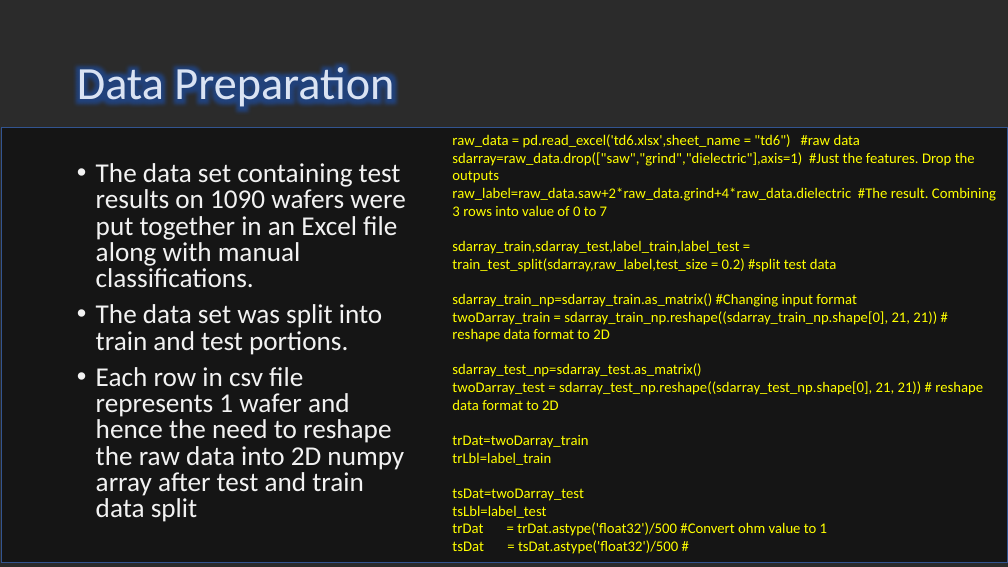
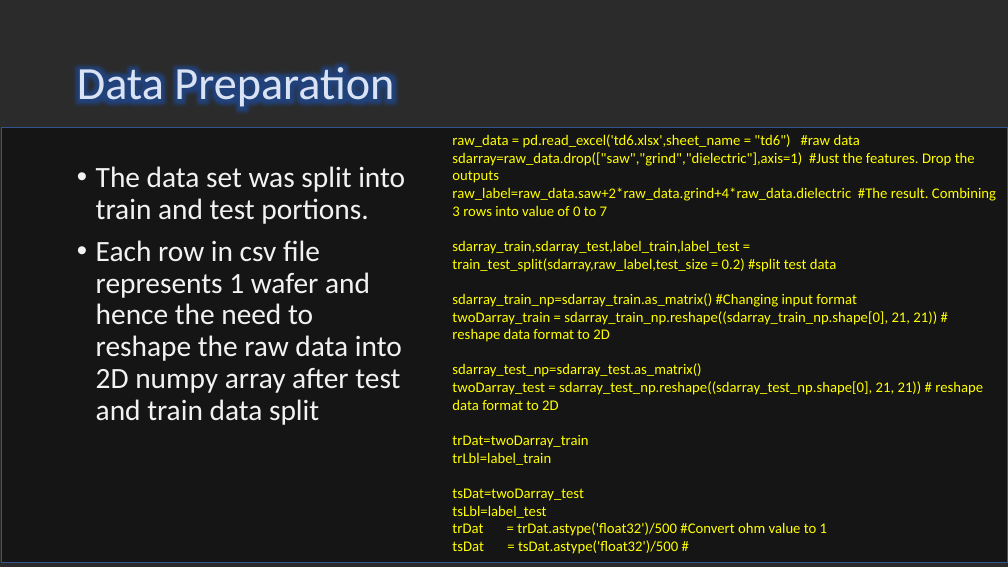
Before and after one commit to optimusium/PSUPR2, a slide deck: slide 22 of CA2 Identifying Wafer Failures with Deep Learning2_26Sep19.pptx (slide 20 before the commit). Drawn at 1008x567 pixels with LibreOffice and Linux fonts; fonts in the diff are those of the drawing; background and template pictures are left out; a plain dark background stands for a picture behind light text. Boxes give left, top, right and bottom in pixels: in the first picture for what was removed or moved away, otherwise in the second. Text is boxed around its words. In the diff, an @@ line names an element or a change of style, - is before the commit and + after.

```diff
--- a/CA2 Identifying Wafer Failures with Deep Learning2_26Sep19.pptx
+++ b/CA2 Identifying Wafer Failures with Deep Learning2_26Sep19.pptx
@@ text "The data set was split ..." at (x1=96, y1=166, x2=405, y2=425): size 25.9 to 28 pt; line spacing 0.8 to 0.9 @@
@@ text at (x1=96, y1=163, x2=405, y2=287): paragraph removed @@
-• The data set containing test results on 1090 wafers were put together in an Excel file along with manual classifications.
```
Also in this commit, not shown: 17 other slides changed, 2 slides added, 3 slides removed, 4 other files.
